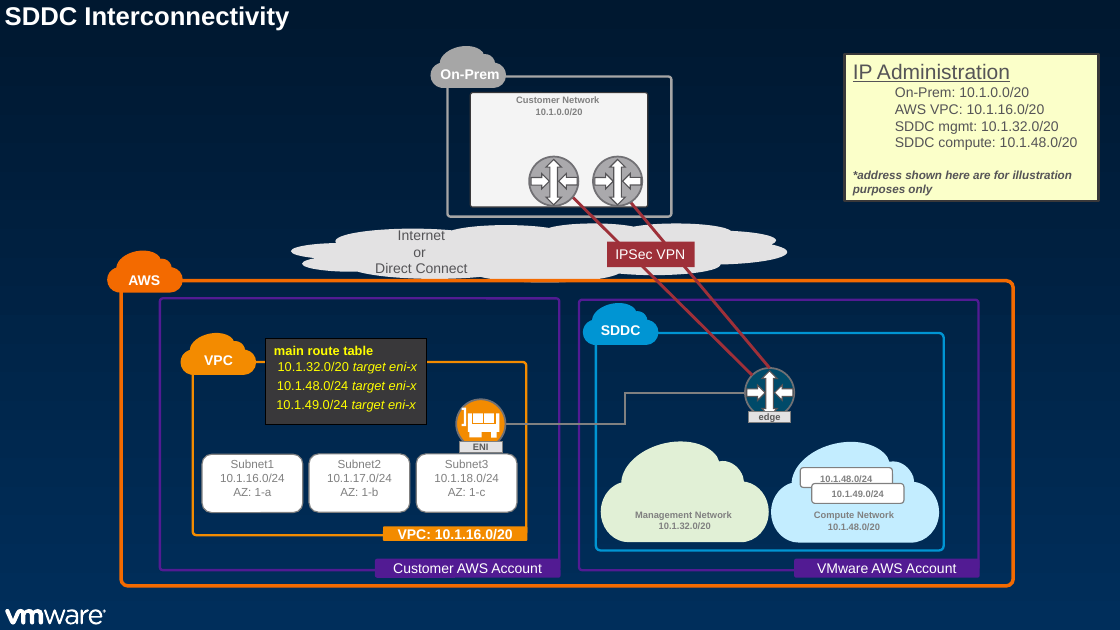
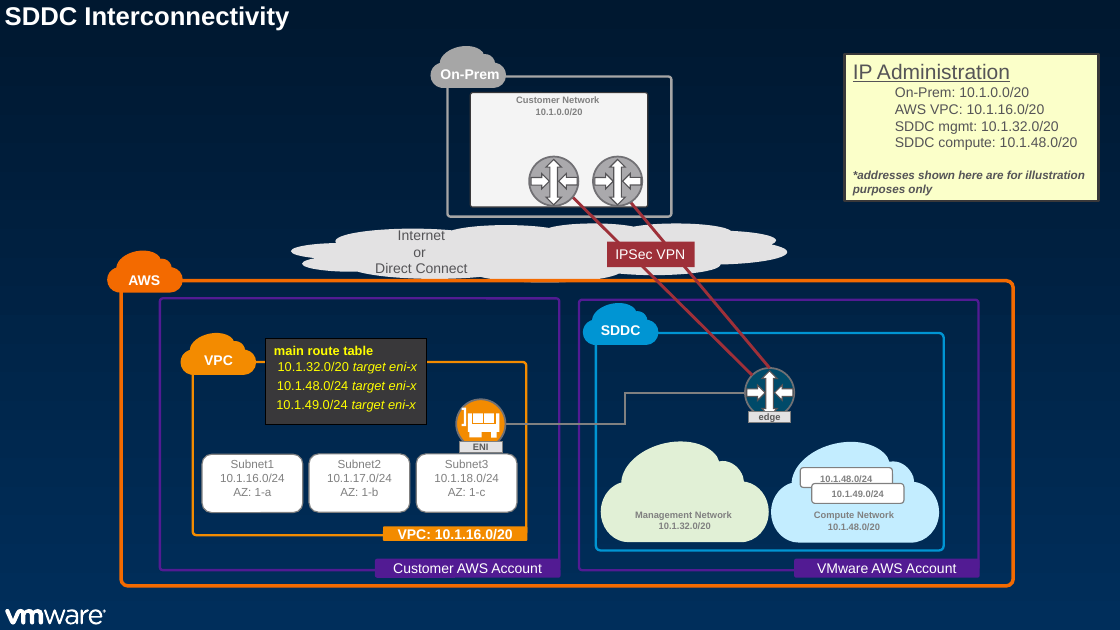
Before and after one commit to Hollowbean/vmcdoc, a slide deck: slide 13 of en/presentations/onBoardingToVMConAWS.pptx. Drawn at 1120x630 pixels with LibreOffice and Linux fonts; fonts in the diff are those of the drawing; background and template pictures are left out. Boxes give left, top, right and bottom in pixels: in the first picture for what was removed or moved away, otherwise in the second. Text is boxed around its words. In the diff, an @@ line names an element or a change of style, - is before the commit and + after.

Commit message:
correct typos

```diff
--- a/en/presentations/onBoardingToVMConAWS.pptx
+++ b/en/presentations/onBoardingToVMConAWS.pptx
@@ text in rectangle at bbox=[853, 170, 1084, 196]: text changed @@
-*address shown here are for illustration purposes only
+*addresses shown here are for illustration purposes only
```
Also in this commit, not shown: 2 other slides changed.
